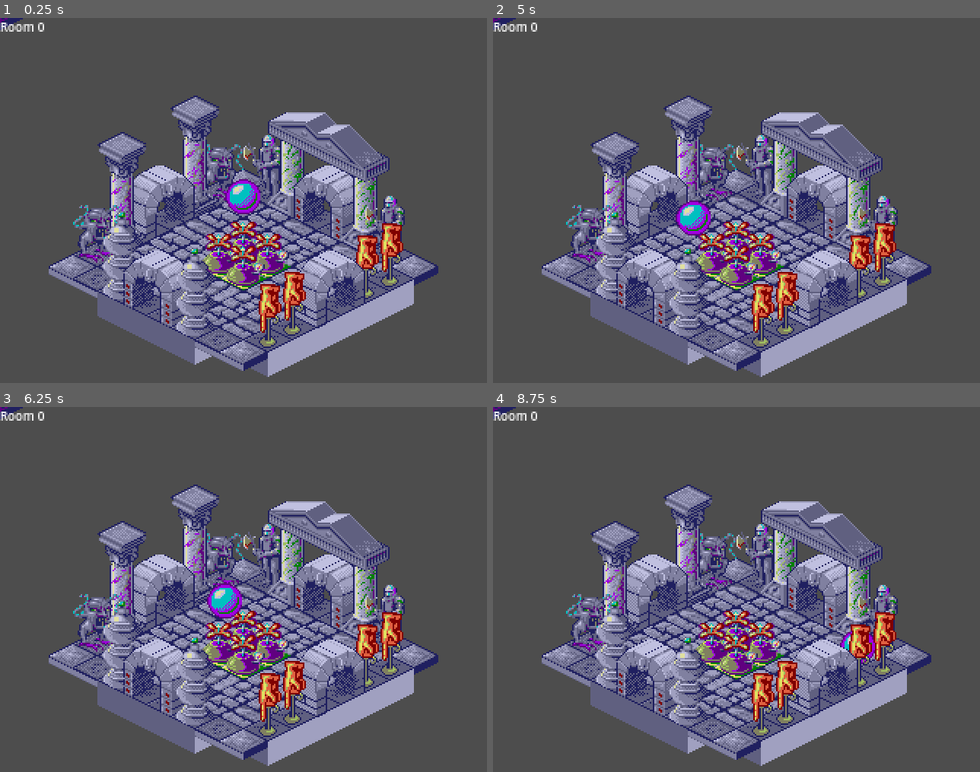
Above: before the commit, frames 1-4 (two rows, left to right).
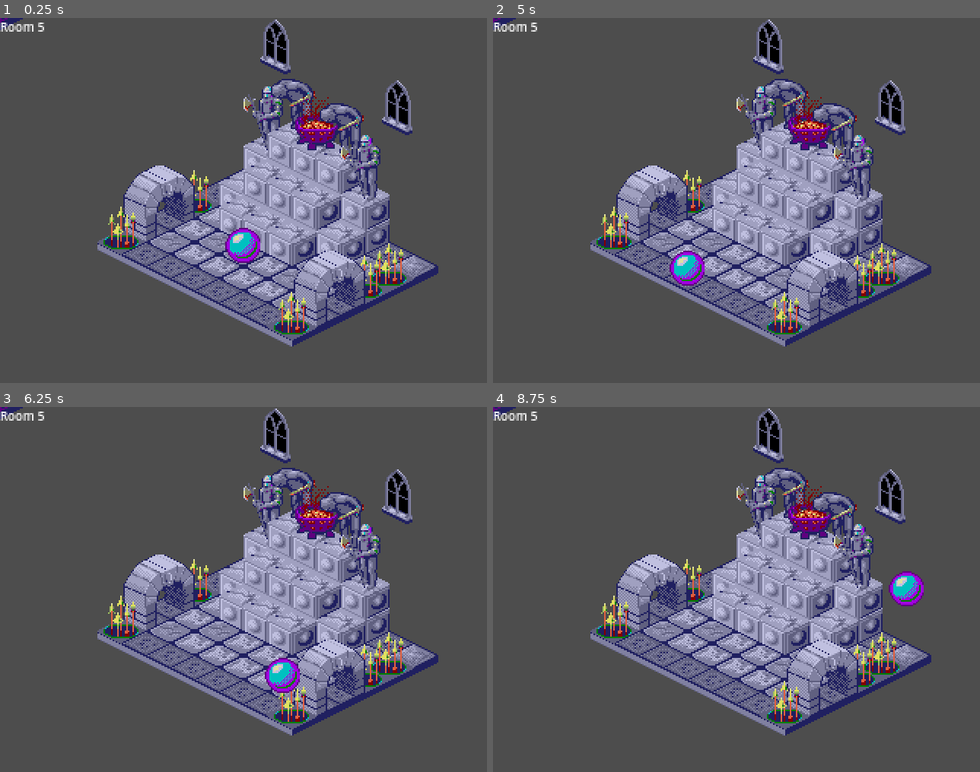
Above: after the commit, the same moments.

Repository: vmedea/godot-experiments
Game: Godot game, scene res://scenes/gameplay.tscn
Same seed, same stepped clock (60 frames per second), same inputs: the game is played once before the commit and once after it.
Inputs:
- Up to frame 1 (0.25 s): no input
- Up to frame 2 (5 s): tap Enter (ui_accept) at 0.5, 0.77, 1.52, 2.75, 3.02, 3.77, 4.52 s; hold Right (ui_right) 0.53-1.28 s; hold Down (ui_down) 1.28-2.03 s; hold Right (ui_right) 2.03-2.78 s; hold Up (ui_up) 2.78-3.53 s; hold Left (ui_left) from 3.53 s (still down)
- Up to frame 3 (6.25 s): release Left (ui_left) at 5.03 s; hold Down (ui_down) 5.03-5.78 s; tap Enter (ui_accept) at 5.75, 6.02 s; hold Right (ui_right) from 5.78 s (still down)
- Up to frame 4 (8.75 s): release Right (ui_right) at 6.53 s; hold Up (ui_up) 6.53-7.28 s; tap Enter (ui_accept) at 6.77, 7.52 s; hold Right (ui_right) 7.28-8.03 s; hold Down (ui_down) from 8.03 s (still down)

The runs differ from the first frame. In frame 1, 32% of the frame differs, in the area x 7-85%, y 0-99%; in frame 2, 33%; in frame 3, 33%; in frame 4, 33%, in the area x 7-89%, y 0-99%.

Commit message:
improve sorting a bit

Diff:
--- a/scenes/gameplay.gd
+++ b/scenes/gameplay.gd
@@ -10,7 +10,7 @@
 var player_velocity: Vector3
 var player_on_floor: bool
 
-var room_id = 0
+var room_id = 5
 var rooms = []
 
 
@@ -68,12 +68,13 @@
 var TOFS: float = 14.999/16
 
 func place_player():
+	# This is not perfect, but as close as we can get with y-sorting.
 	var tilemap: TileMap = $Level
 	# y-sorting grid offset.
-	var grid_pos_s = tilemap.map_to_local(Vector2i(floor(player_coord.x + TOFS) + floor(player_coord.z), floor(player_coord.y + TOFS) + floor(player_coord.z)))
+	var grid_pos_s = tilemap.map_to_local(Vector2i(floor(player_coord.x + TOFS) + floor(player_coord.z + TOFS), floor(player_coord.y + TOFS) + floor(player_coord.z + TOFS)))
 	# y-sorting layer.
-	var layer: int = 10 - floor(player_coord.z) # layer
-	var layer_offset = Vector2(0.0, layer*16 + layer)
+	var layer: int = 10 - floor(player_coord.z + TOFS) # layer
+	var layer_offset = Vector2(0.0, layer*16 + layer - 1)
 	# Display position of player.
 	var local_pos = Vector2(player_coord.x - player_coord.y, player_coord.x*0.5 + player_coord.y*0.5 + player_coord.z) * Vector2(16.0, 16.0) + Vector2(16.0, 8.0)
 
@@ -89,7 +90,7 @@
 	rooms = load_rooms("res://rooms.bin")
 	build_room(rooms[room_id])
 	update_room_number()
-	player_coord = Vector3(1, 1, 9)
+	player_coord = Vector3(3, 3, 9)
 	place_player()
 
 func collision_check(pos: Vector3):
